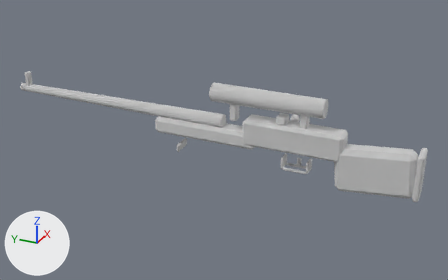
An edit to the glTF model ambush_loop/art/v2/models/springfield_lod0.glb, drawn before and after from the same camera.
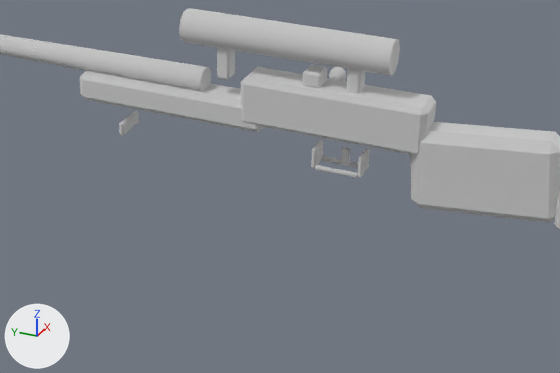
There are two pictures of each version: one whole from a camera (50 mm lens) standing at (-1.311, -0.381, 0.65) and looking at (0.031, 0.222, -0.021), one close up on the part from 25% to 93% of the width and 28% to 100% of the height. Arrows for +X, +Y and +Z are at lower left; the lights stay in place. The first two pictures are the older version. Vertices at exactly the same position are counted once.

Names of what the first close-up shows: 'springfield_body'.
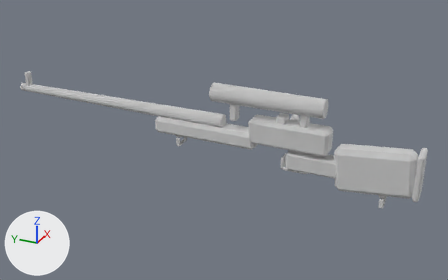
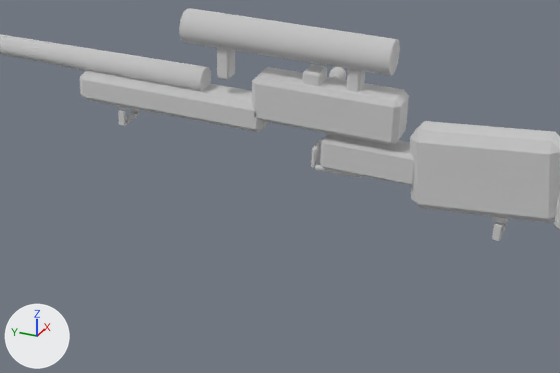
Changed parts and their boxes (x1, y1, x2, y2) in the close-ups (560 x 373 px; the box of a moved part takes in the faces that stretch with it):
'springfield_body', reshaped: before (0, 8, 560, 229); after (0, 8, 560, 241)
part 1 of me_cube_707, moved or reshaped: before (240, 67, 436, 155); after (252, 67, 409, 145)
part 2 of me_cube_707, added: after (492, 221, 507, 241)
part 3 of me_cube_707, added: after (320, 133, 414, 186)
part 4 of me_cube_707, added: after (493, 216, 507, 224)
part 5 of me_cube_707, reshaped: before (119, 110, 139, 136); after (118, 108, 139, 126)

Diff of the bpy script that builds the scene:
```diff
--- a/ambush_loop/art/v2/models/springfield_lod0.glb.py
+++ b/ambush_loop/art/v2/models/springfield_lod0.glb.py
@@ me_cube_707 @@
 # used by ob_springfield_body; location = (0.0, 0.0, 0.0)
-me_cube_707.from_pydata(...)  # 520 vertices, 960 faces; spans x -0.029..0.081, y -0.281..0.845, z -0.075..0.143
+me_cube_707.from_pydata(...)  # 672 vertices, 1268 faces; spans x -0.029..0.081, y -0.281..0.845, z -0.095..0.143
+# me_cube_707 part 1: the loose piece of 24 vertices spanning x -0.028..0.028, y -0.1..0.15, z 0.002..0.068 is scaled about its middle by (0.916, 0.792, 0.93), then moved by (0.0, 0.01, 0.005)
+# me_cube_707 part 2: a new loose piece of 64 vertices spanning x -0.022..0.022, y -0.205..-0.195, z -0.095..-0.073, in mat_v2_actor_atlas (white #e7e7e7)
+# me_cube_707 part 3: a new loose piece of 24 vertices spanning x -0.022..0.022, y -0.093..0.037, z -0.044..0.0, in mat_v2_actor_atlas (white #e7e7e7)
+# me_cube_707 part 4: a new loose piece of 24 vertices spanning x -0.016..0.016, y -0.208..-0.192, z -0.072..-0.065, in mat_v2_actor_atlas (white #e7e7e7)
+# me_cube_707 part 5
+# 20 vertices are removed from x -0.025..0.025, y 0.326..0.334, z -0.052..-0.032
+# 44 faces are deleted
+# 60 vertices are added at x -0.022..0.022, y 0.325..0.335, z -0.037..-0.015
+# 132 new faces join them
+# other edits to the shape of me_cube_707 do not show in these pictures
 me_cube_707.materials.append(mat_v2_actor_atlas)
```
